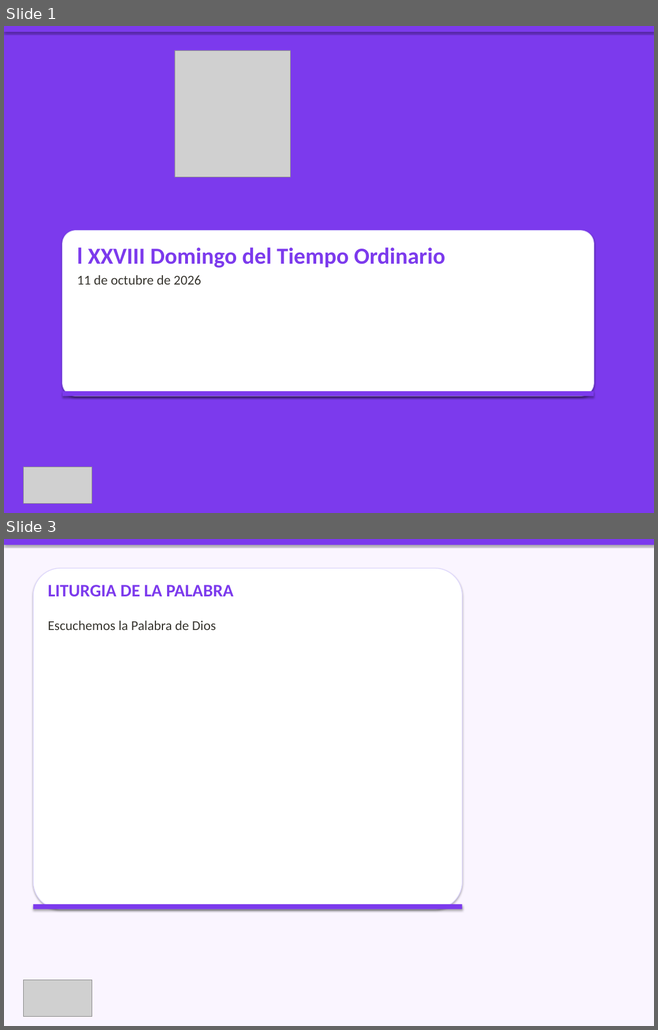
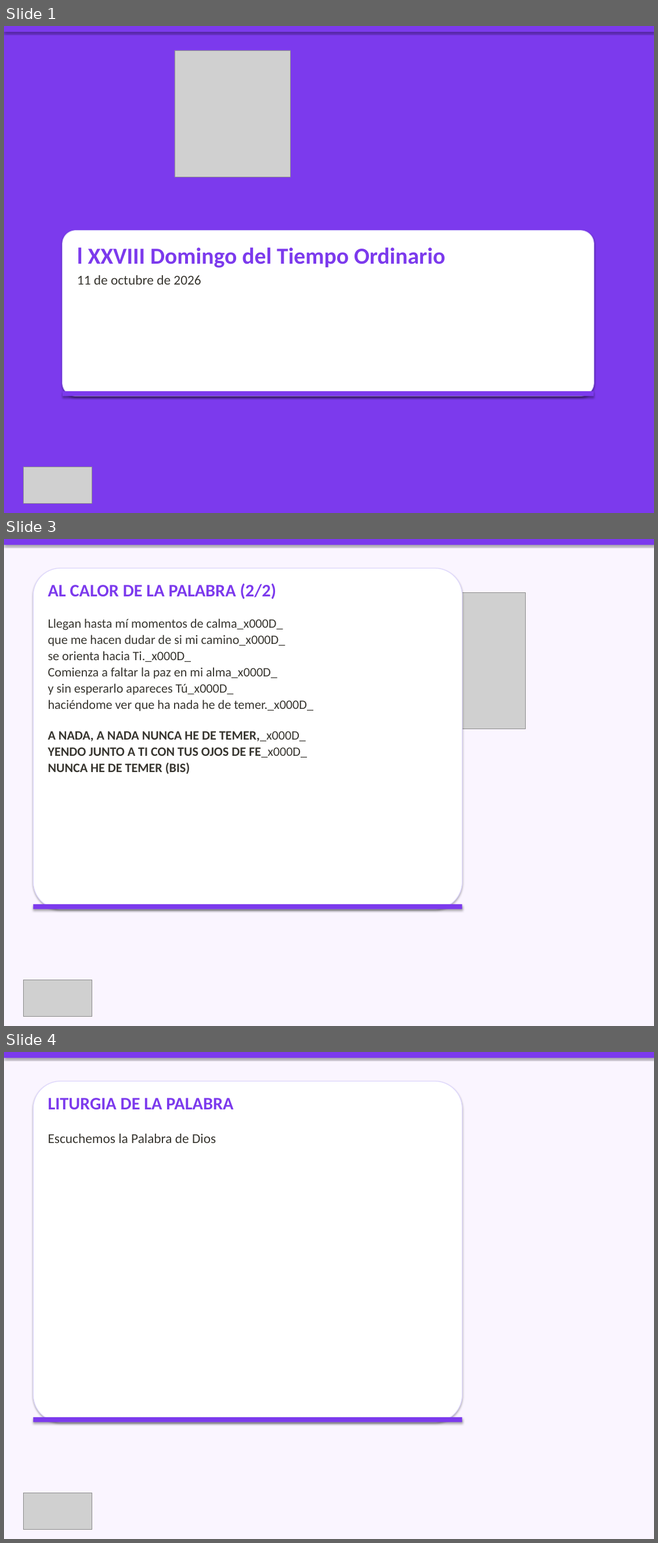
Before and after one commit to CC5M5/CCE-M5, a slide deck: presentaciones_html/2026-10-11_presentacion/2026-10-11_presentacion.pptx. Shown one above the other, each under a label of ours: slides 1 and 3 before the commit, slides 1, 3 and 4 after it; the slides between them are not shown. The pictures are 658x1030 and 658x1543 pixels, drawn with LibreOffice and Linux fonts; fonts in the diff are those of the drawing; grey boxes stand for pictures. Boxes give left, top, right and bottom in pixels: in the first picture for what was removed or moved away, otherwise in the second. Text is boxed around its words. In the diff, an @@ line names an element or a change of style, - is before the commit and + after.

```diff
--- a/presentaciones_html/2026-10-11_presentacion/2026-10-11_presentacion.pptx
+++ b/presentaciones_html/2026-10-11_presentacion/2026-10-11_presentacion.pptx
@@ slide 3 added at (4,539,654,1026), background #FAF5FF @@
@@ rectangle added at (4,539,654,545), fill #7C3AED @@
@@ rounded rectangle added at (33,568,462,910), fill #FFFFFF, outline #DDD6FE 1 pt @@
@@ text added at (48,583,313,774), 19 pt, text #37352F @@
+AL CALOR DE LA PALABRA (2/2)
+Llegan hasta mí momentos de calma_x000D_
+que me hacen dudar de si mi camino_x000D_
+se orienta hacia Ti._x000D_
+Comienza a faltar la paz en mi alma_x000D_
+y sin esperarlo apareces Tú_x000D_
+haciéndome ver que ha nada he de temer._x000D_
+A NADA, A NADA NUNCA HE DE TEMER,_x000D_
+YENDO JUNTO A TI CON TUS OJOS DE FE_x000D_
+NUNCA HE DE TEMER (BIS)
@@ picture added at (360,592,525,729) @@
@@ rectangle added at (33,904,462,910), fill #7C3AED @@
@@ picture added at (24,980,92,1016) @@
@@ what was slide 3 is now slide 4 @@
```
Also in this commit, not shown: 12 slides changed, 2 other slides added, 2 slides removed, 7 other files.
